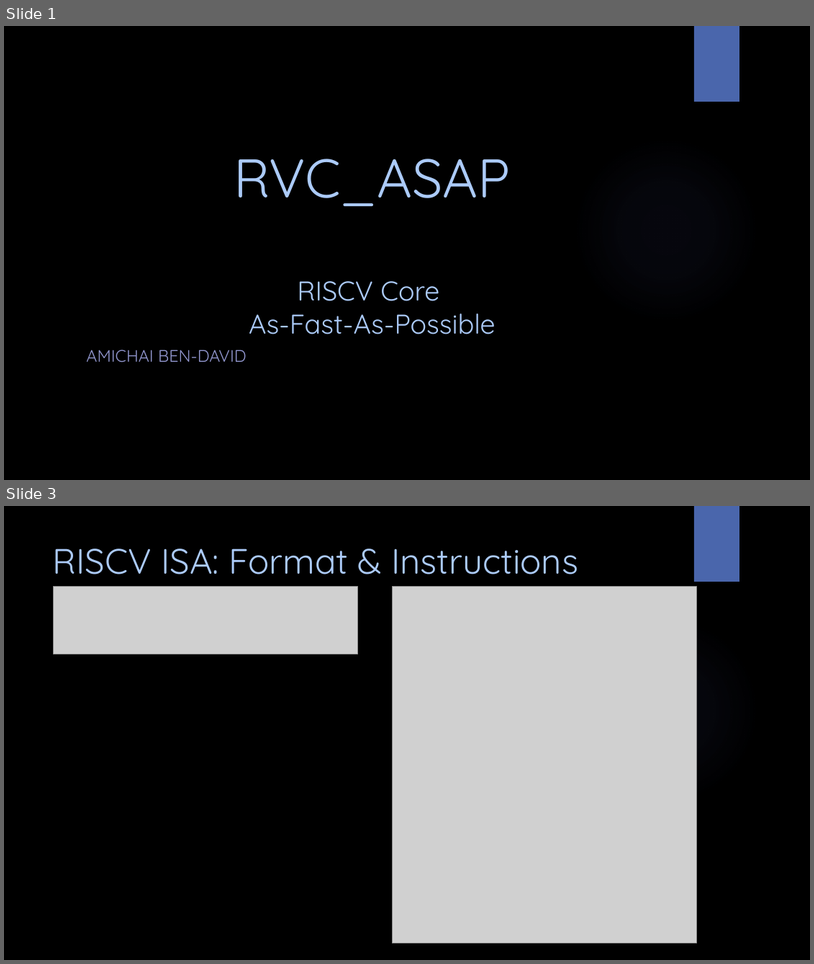
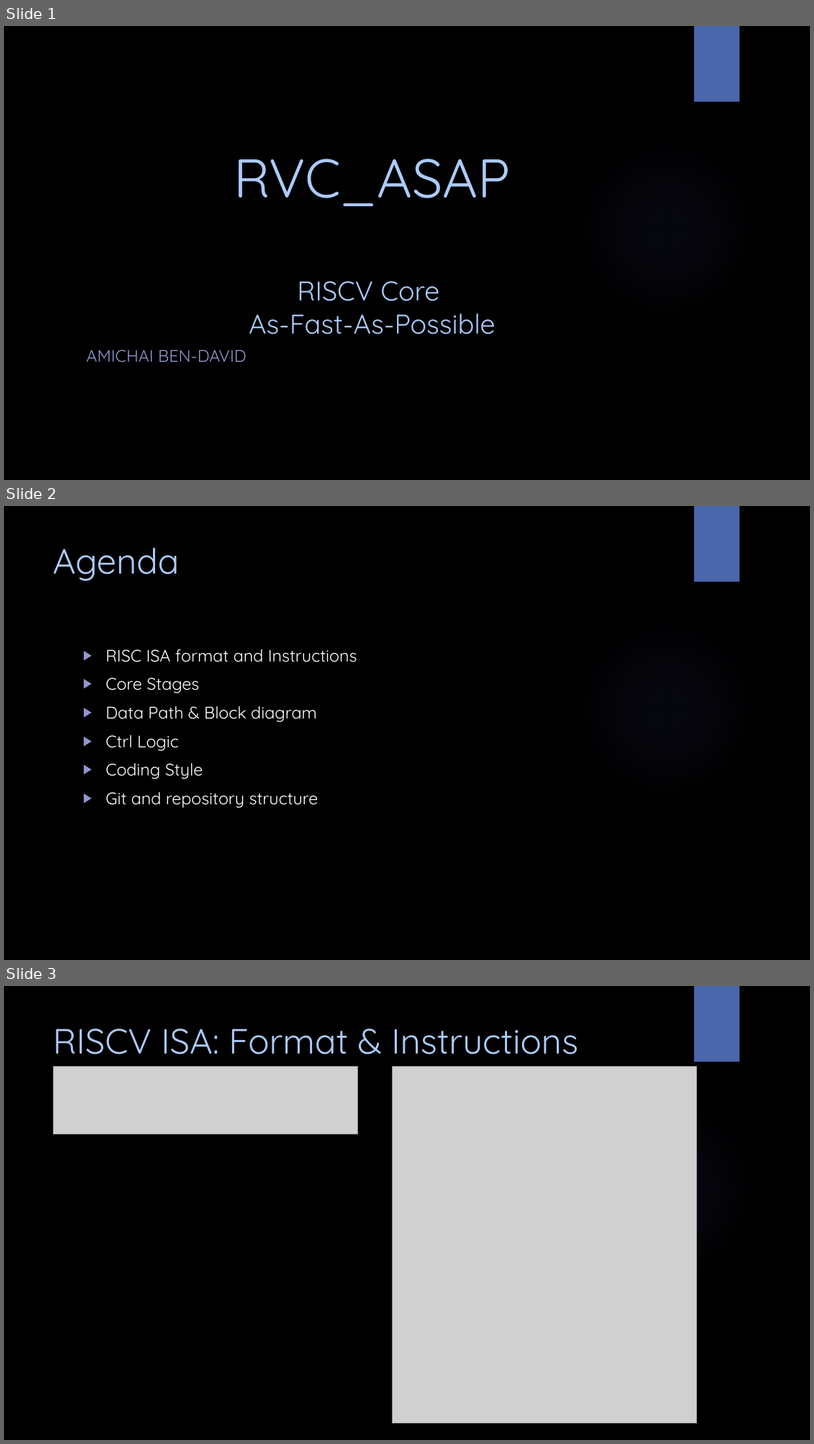
Before and after one commit to amichai-bd/rvc_asap, a slide deck: doc/rvc_asap.pptx. Shown one above the other, each under a label of ours: slides 1 and 3 before the commit, slides 1, 2 and 3 after it; the slides between them are not shown. The pictures are 814x964 and 814x1444 pixels, drawn with LibreOffice and Linux fonts; fonts in the diff are those of the drawing; grey boxes stand for pictures; background and template pictures are left out. Boxes give left, top, right and bottom in pixels: in the first picture for what was removed or moved away, otherwise in the second. Text is boxed around its words. In the diff, an @@ line names an element or a change of style, - is before the commit and + after.

```diff
--- a/doc/rvc_asap.pptx
+++ b/doc/rvc_asap.pptx
@@ slide 2 added at [4,506,810,960], background picture (left out); not listed: 2 template elements that a slide beside it also shows @@
@@ title added at [53,547,180,581], 42 pt, text #ACCBF9 @@
+Agenda
@@ text added at [106,649,358,808], 20 pt, text #FFFFFF @@
+▶ RISC ISA format and Instructions
+▶ Core Stages
+▶ Data Path & Block diagram
+▶ Ctrl Logic
+▶ Coding Style
+▶ Git and repository structure
```
Also in this commit, not shown: 1 slide removed, 3 other files.
